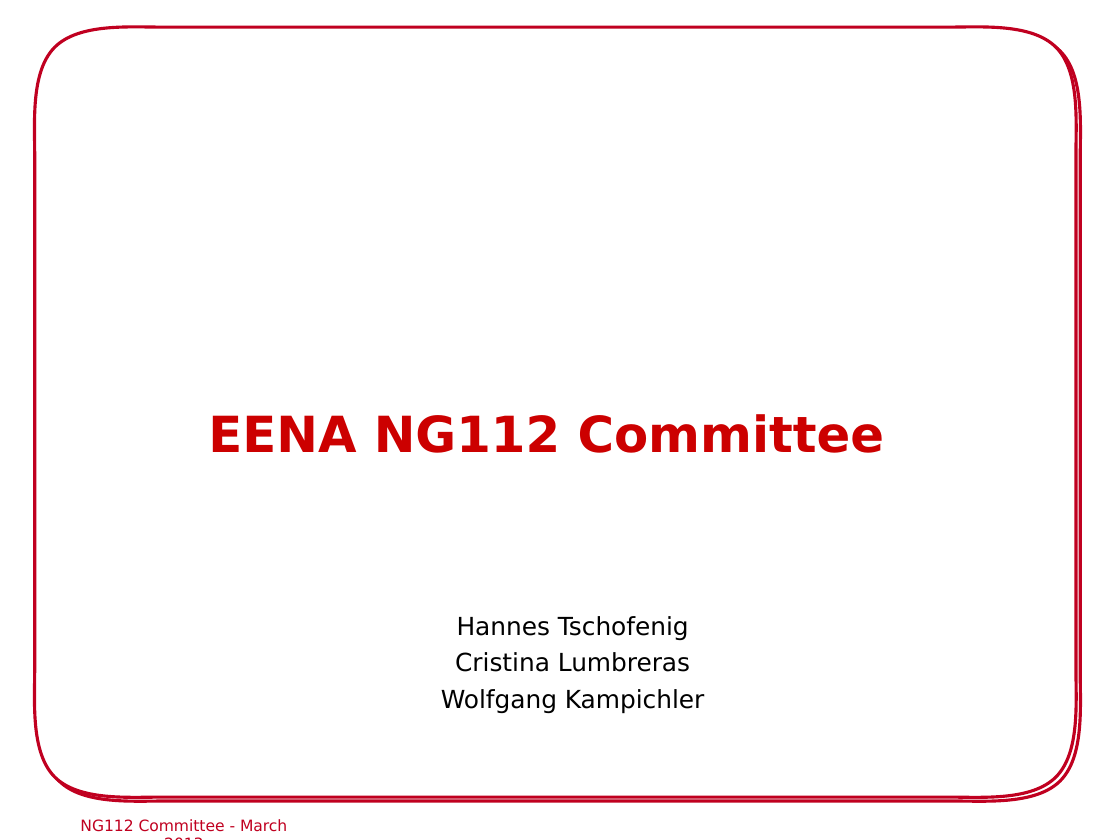
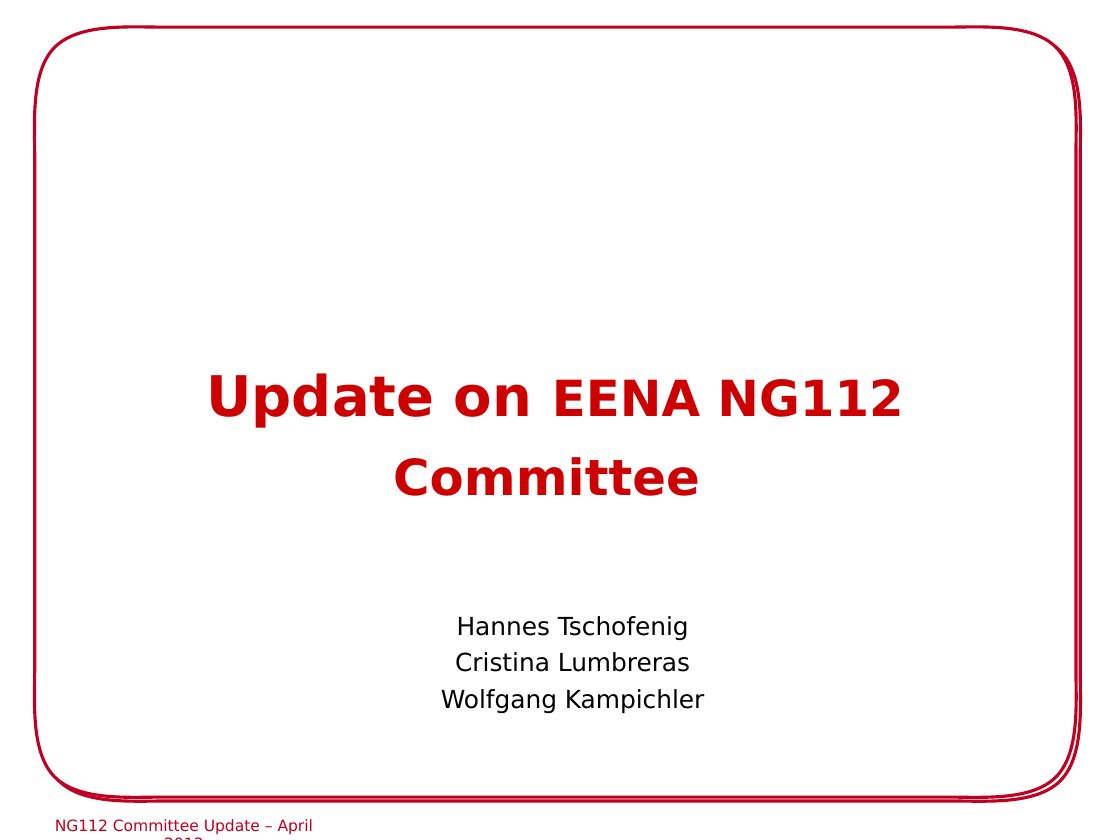
Before and after one commit to hannestschofenig/tschofenig-ids, a slide deck: slide 1 of eena-workshop-riga2013/NG112_Commitee_Riga.ppt. Drawn at 1120x840 pixels with LibreOffice and Linux fonts; fonts in the diff are those of the drawing; background and template pictures are left out. Boxes give left, top, right and bottom in pixels: in the first picture for what was removed or moved away, otherwise in the second. Text is boxed around its words. In the diff, an @@ line names an element or a change of style, - is before the commit and + after.

```diff
--- a/eena-workshop-riga2013/NG112_Commitee_Riga.ppt
+++ b/eena-workshop-riga2013/NG112_Commitee_Riga.ppt
@@ title at bbox=[206, 373, 903, 496]: text changed @@
-EENA NG112 Committee
+Update on EENA NG112 Committee
@@ text at bbox=[55, 819, 313, 835]: text changed @@
-NG112 Committee - March 2013
+NG112 Committee Update – April 2013
```
Also in this commit, not shown: 15 other slides changed, 3 slides added, 2 slides removed.
